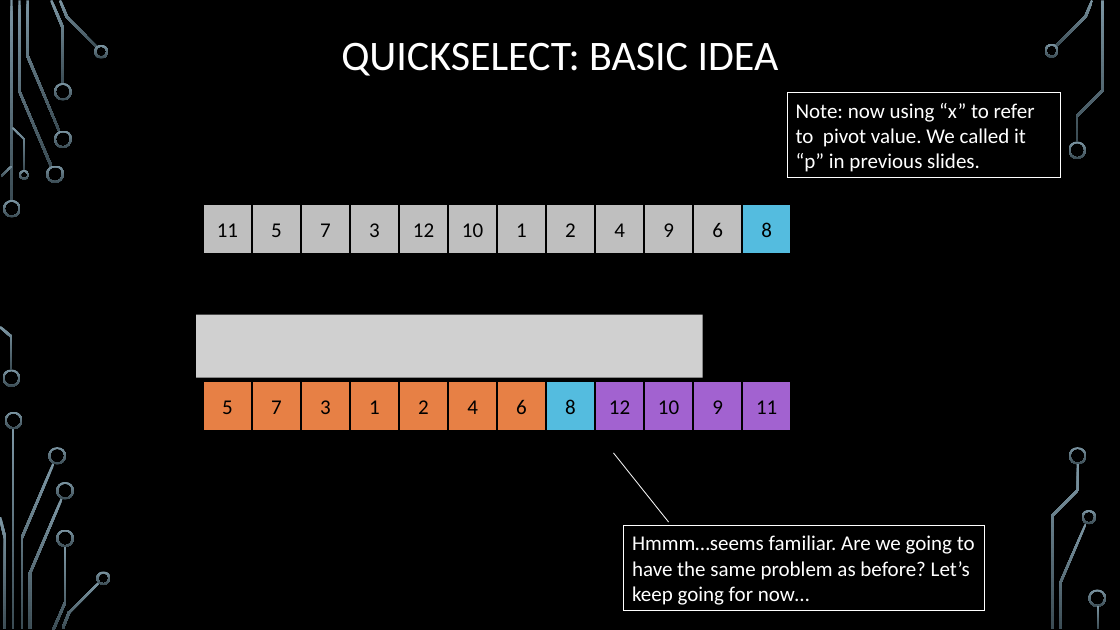
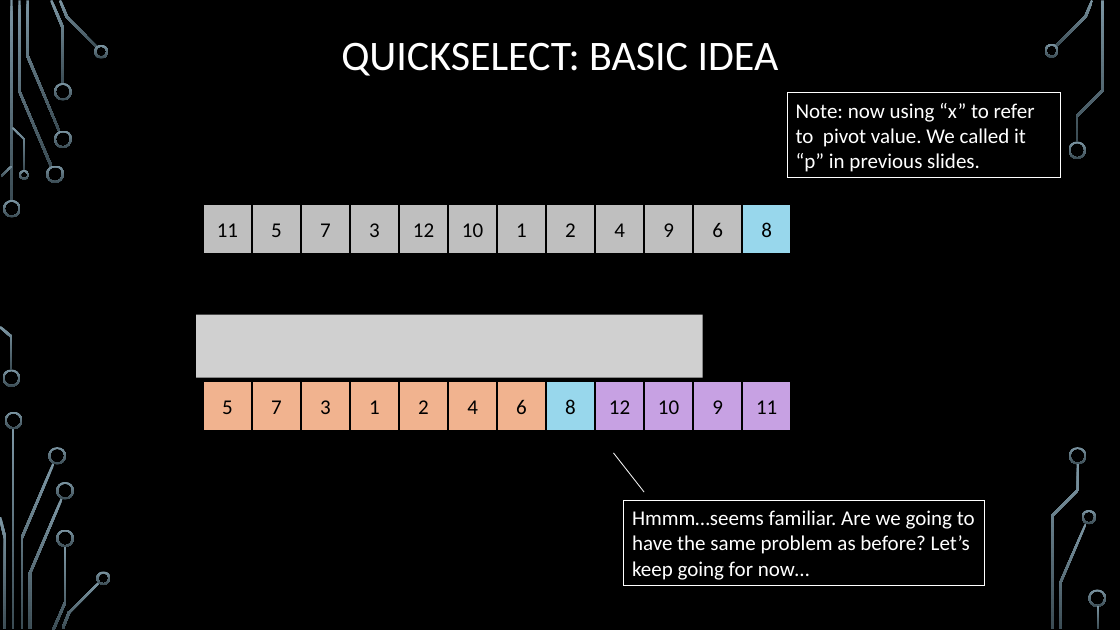
Before and after one commit to markfloryan/dsa2, a slide deck: slide 10 of slides/02-5-Quickselect.pptx. Drawn at 1120x630 pixels with LibreOffice and Linux fonts; fonts in the diff are those of the drawing; grey boxes stand for pictures; background and template pictures are left out. Boxes give left, top, right and bottom in pixels: in the first picture for what was removed or moved away, otherwise in the second. Text is boxed around its words. In the diff, an @@ line names an element or a change of style, - is before the commit and + after.

```diff
--- a/slides/02-5-Quickselect.pptx
+++ b/slides/02-5-Quickselect.pptx
@@ rectangle "8" at box(743, 204, 791, 253): fill #54BCDF to #98D7EC @@
@@ fill #E78045 to #F1B38F in 7 elements at box(203, 381, 252, 430), box(252, 381, 301, 430), box(301, 381, 350, 430), box(350, 381, 399, 430), box(399, 381, 448, 430), box(448, 381, 497, 430), box(497, 381, 546, 430) @@
@@ rectangle "8" at box(546, 381, 595, 430): fill #54BCDF to #98D7EC @@
@@ fill #A262D0 to #C7A1E3 in 4 elements at box(596, 381, 644, 430), box(644, 381, 693, 430), box(693, 381, 742, 430), box(743, 381, 791, 430) @@
@@ line moved from (613, 453) - (669, 523) to (613, 453) - (644, 492) @@
@@ rectangle "Hmmm…seems familiar. Are we going ...": place and size @@
-rectangle "Hmmm…seems familiar. Are we going ..." at box(624, 526, 985, 611)
+rectangle "Hmmm…seems familiar. Are we going ..." at box(624, 501, 985, 586)
```
Also in this commit, not shown: 12 other slides changed, 3 other files.
